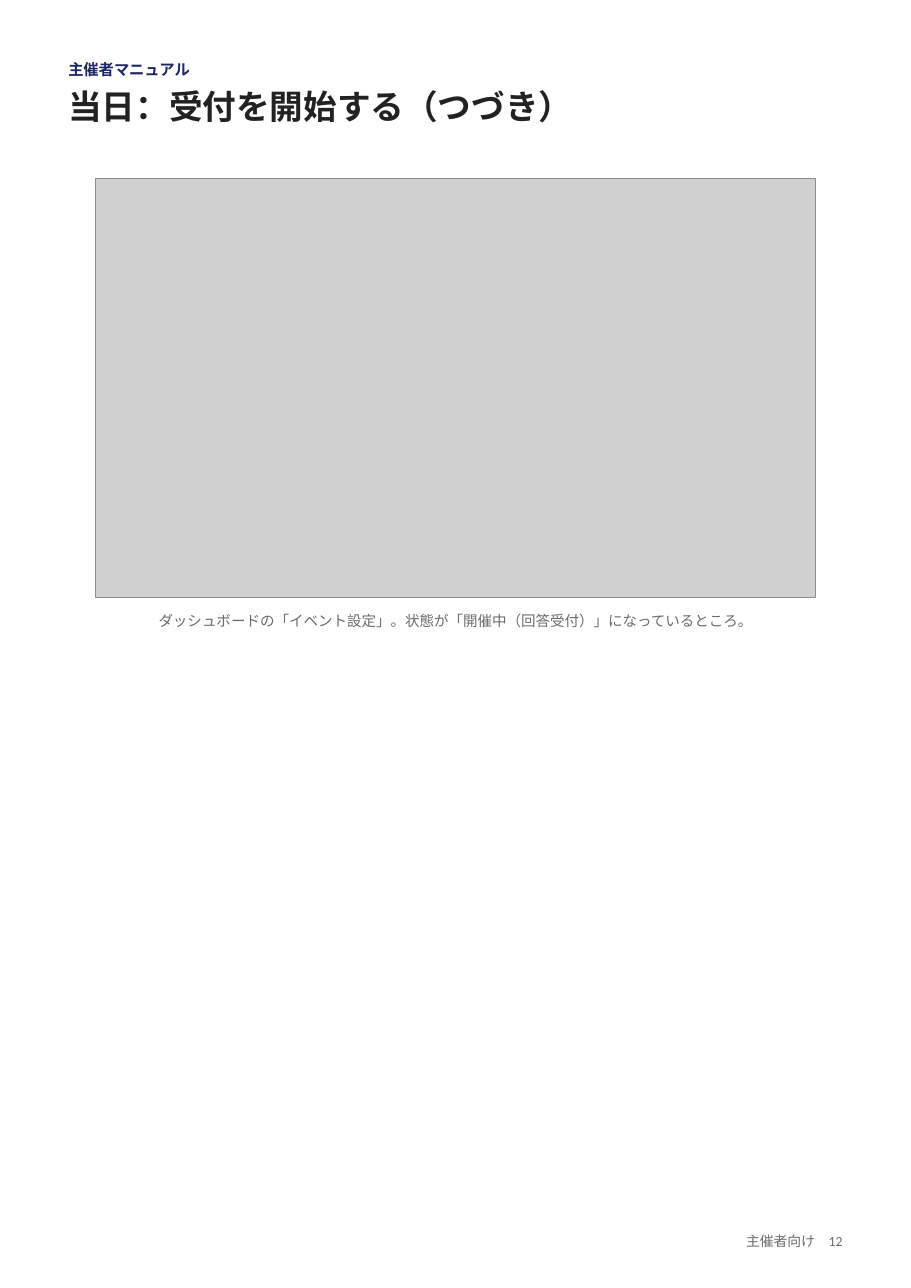
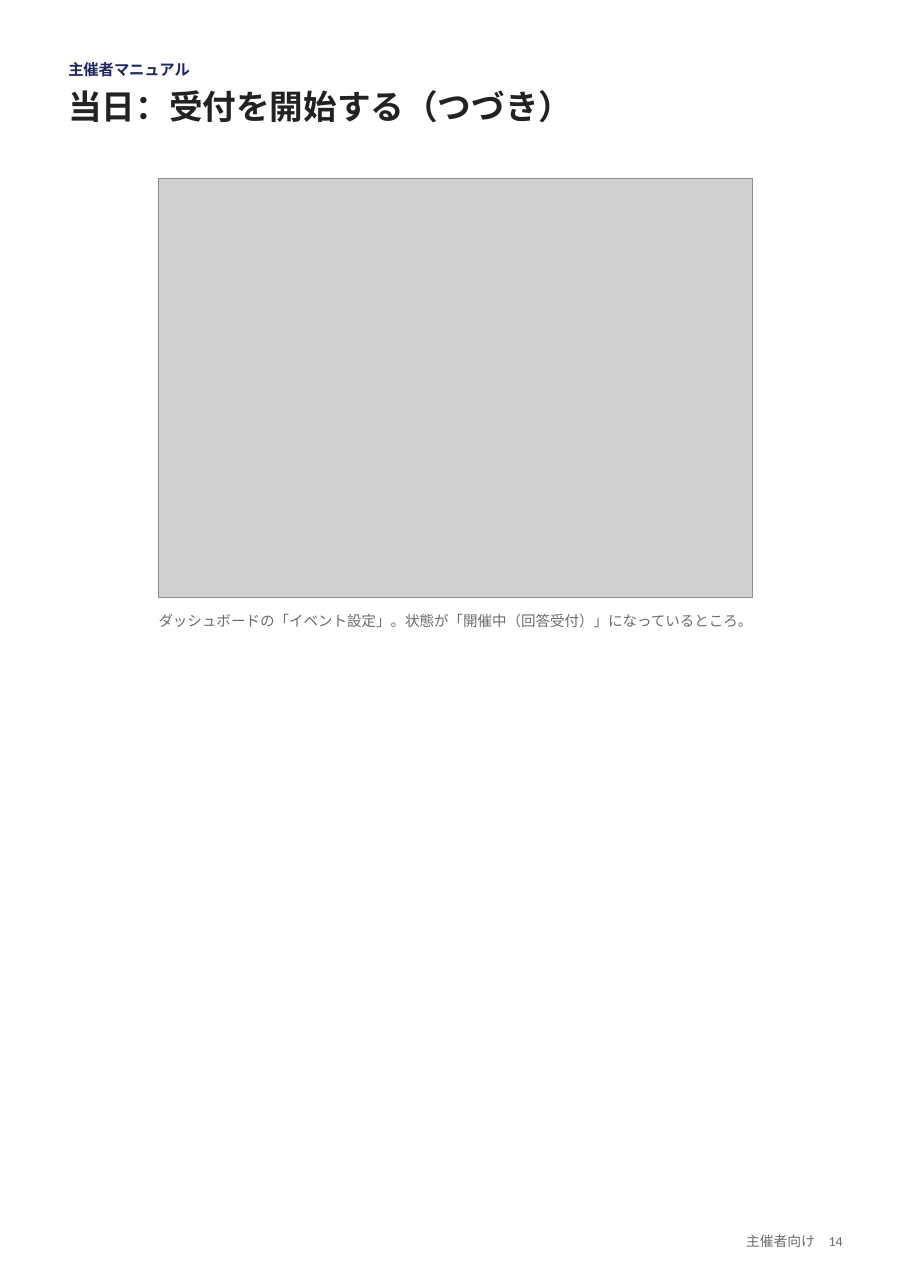
Before and after one commit to nisplus/enque, a slide deck: slide 14 of docs/manual-organizer.pptx (slide 12 before the commit). Drawn at 911x1288 pixels with LibreOffice and Linux fonts; fonts in the diff are those of the drawing; grey boxes stand for pictures. Boxes give left, top, right and bottom in pixels: in the first picture for what was removed or moved away, otherwise in the second. Text is boxed around its words. In the diff, an @@ line names an element or a change of style, - is before the commit and + after.

```diff
--- a/docs/manual-organizer.pptx
+++ b/docs/manual-organizer.pptx
@@ picture: place and size @@
-picture at (96,178,816,597)
+picture at (159,178,753,597)
@@ text at (746,1234,843,1247): text changed @@
-主催者向け 12
+主催者向け 14
```
Also in this commit, not shown: 15 other slides changed, 3 slides added, 31 other files.
